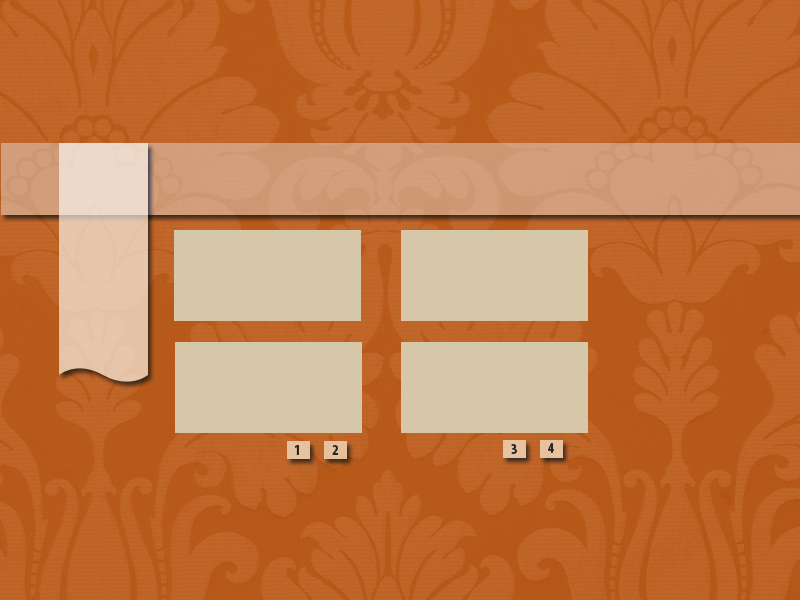
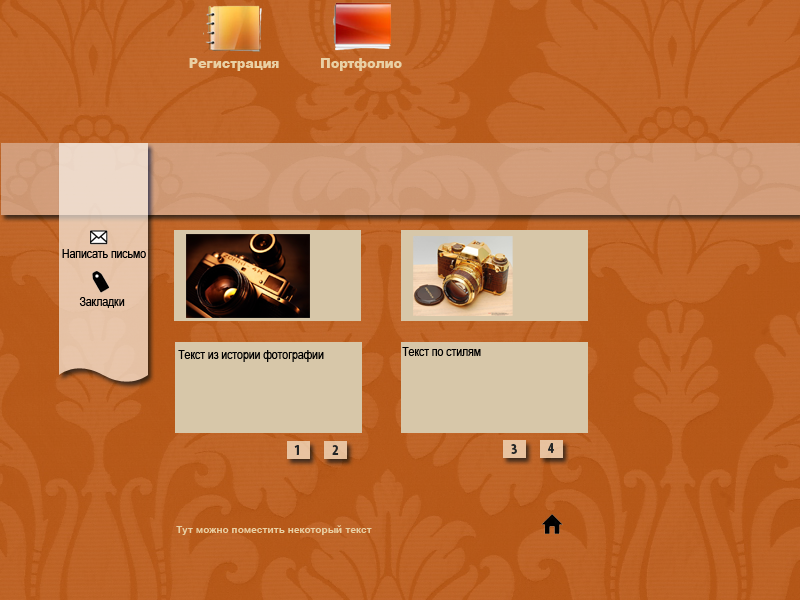
Before/after of a 800 x 600 layered artwork. What changed in the layer stack:
added layer "Текст по стилям" above "block_text2" over bbox(402, 347, 481, 356)
added layer "yubileynyy-zolotoy-fotoapparat-pentax-lx-gold-na-cryazone.com-2" above "block_right" over bbox(413, 236, 513, 316)
added layer "Текст из истории фотографии" above "block_text" over bbox(178, 350, 324, 362)
added layer "foto_left" above "block_left" over bbox(186, 234, 310, 318)
added layer "Закладки" above "zakladki" over bbox(79, 297, 125, 308)
added layer "zakladki" above "Написать письмо" over bbox(92, 271, 110, 293)
added layer "Написать письмо" above "mail" over bbox(62, 249, 146, 258)
added layer "mail" above "left_menu_block" over bbox(90, 230, 108, 245)
added layer "Портфолио" above "portf" over bbox(321, 58, 402, 71)
added layer "portf" above "Регистрация" over bbox(331, 2, 391, 53)
added layer "Регистрация" above "registr" over bbox(189, 58, 279, 71)
added layer "registr" above "menu_block" over bbox(203, 4, 265, 52)
added layer "Тут можно поместить некоторый текст" above "home_link copy" over bbox(176, 525, 372, 535)
added layer "home_link copy" above "13172349044071_w800h600 (1)" over bbox(541, 514, 563, 534)
